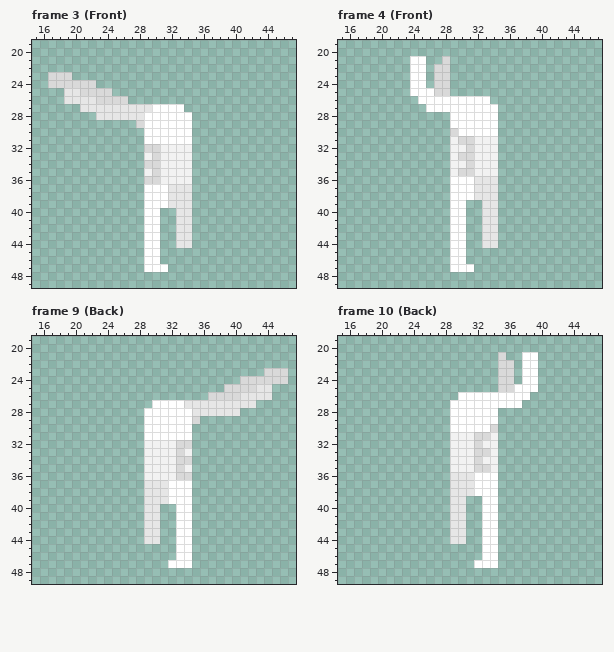
Pixel-art file, stored at Assets/Art/Characters/Player/Sword_Attack/Player_Sword_Attack_Up.aseprite. Above, as it was before the edit.
64x64 pixels, 11 frames. Colours within 5 levels of each other are drawn and written as one. Shown: frame 3 (Front): x 15..47, y 19..49; frame 4 (Front): x 15..47, y 19..49; frame 9 (Back): x 15..47, y 19..49; frame 10 (Back): x 15..47, y 19..49. The commit also changed other frames, which this record leaves out.
Once edited:
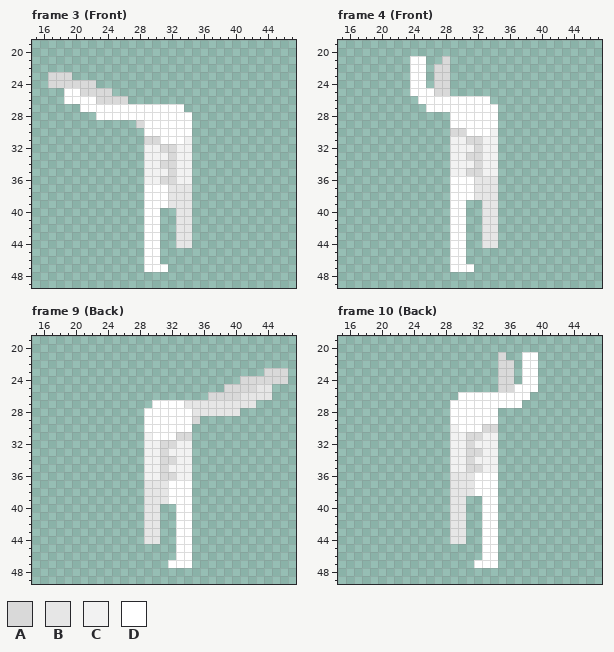
Palette (. is transparent): A #d9d9d9  B #e6e6e6  C #f2f2f2  D #ffffff
From the commit log: Sword Attack Equipment Front Anims
Difference:
--- frame 3 (Front), layers "Skin/Left Arm", "Skin/Chest"
@@ x 17..36 @@
 24 AAAAAA..............
-25 ..BBAAAA............
-26 ..BBBBAAAA..........
-27 ....BBBBBBBBBDDDD...
-28 ......BBBBBBDDDDDD..
+25 ..DDAAAA............
+26 ..DDDDAAAA..........
+27 ....DDDDDDDDDDDDD...
+28 ......DDDDDDDDDDDD..
 29 ...........ADDDDDD..
 30 ............DDDDDD..
-31 ............DDDDDD..
-32 ............AACCCC..
-33 ............CACCCC..
-34 ............AACCCC..
-35 ............CACCCC..
-36 ............AACCCC..
+31 ............AADDDC..
+32 ............CCAACC..
+33 ............CCCACC..
+34 ............CCAACC..
+35 ............CCCACC..
+36 ............CCAACC..
 37 ............DDDBBB..
--- frame 4 (Front), layer "Skin/Chest"
@@ x 28..36 @@
 29 .DDDDDD..
-30 .ADDDDD..
-31 .CAACCC..
-32 .CCACCC..
-33 .CAACCC..
-34 .CCACCC..
-35 .CAACCC..
+30 .AADDDC..
+31 .CCAACC..
+32 .CCCACC..
+33 .CCAACC..
+34 .CCCACC..
+35 .CCAACC..
 36 .DDDBBB..
--- frame 9 (Back), layer "Skin/Chest"
@@ x 27..36 @@
 30 ..DDDDDD..
-31 ..DDDDDD..
-32 ..CCCCAA..
-33 ..CCCCAC..
-34 ..CCCCAA..
-35 ..CCCCAC..
-36 ..CCCCAA..
+31 ..CDDDAA..
+32 ..CCAACC..
+33 ..CCACCC..
+34 ..CCAACC..
+35 ..CCACCC..
+36 ..CCAACC..
 37 ..BBBDDD..
--- frame 10 (Back), layer "Skin/Chest"
@@ x 27..35 @@
 29 ..DDDDDD.
-30 ..DDDDDA.
-31 ..CCCAAC.
-32 ..CCCACC.
-33 ..CCCAAC.
-34 ..CCCACC.
-35 ..CCCAAC.
+30 ..CDDDAA.
+31 ..CCAACC.
+32 ..CCACCC.
+33 ..CCAACC.
+34 ..CCACCC.
+35 ..CCAACC.
 36 ..BBBDDD.
Pixel boxes of the changes (left, top, right, bottom) in both pictures:
changed: (64, 88, 192, 184)
changed: (458, 128, 498, 176)
changed: (144, 432, 192, 480)
changed: (450, 424, 490, 472)
